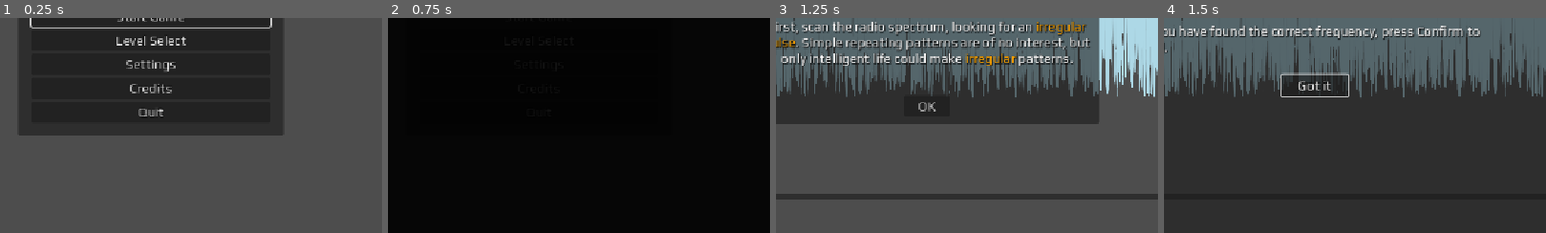
Above: before the commit, frames 1-4 (left to right).
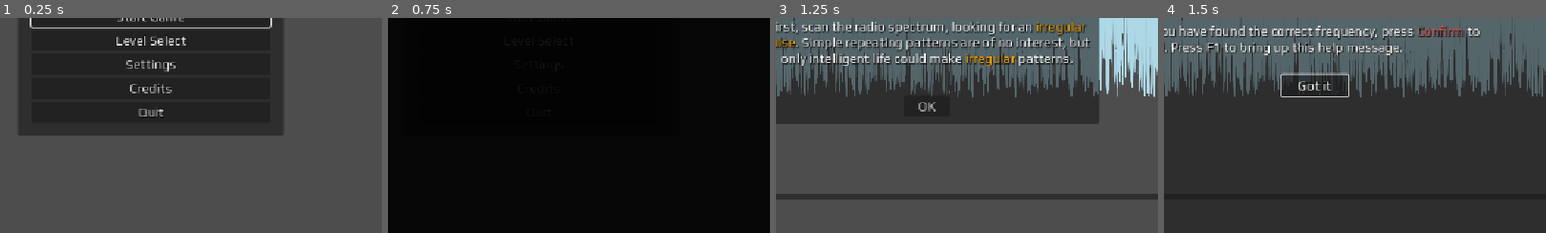
Above: after the commit, the same moments.

Repository: mgiuca/message-game
Game: Godot game, scene res://scenes/main.tscn
Same seed, same stepped clock (60 frames per second), same inputs: the game is played once before the commit and once after it.
Inputs:
- Up to frame 1 (0.25 s): no input
- Up to frame 2 (0.75 s): click "Start Game" at 0.5 s
- Up to frame 3 (1.25 s): no input
- Up to frame 4 (1.5 s): click "OK" at 1.25 s
The pictures show only the part of the screen within x 30-80%, y 50-100%; the shares and areas given below are measured in that part.

Frames 1-3 are identical in both runs. In frame 4, 1.9% of the frame differs, in the area x 2-79%, y 3-18%.

Commit message:
A few minor things.

Diff:
--- a/scenes/levels/pulse_detector.tscn
+++ b/scenes/levels/pulse_detector.tscn
@@ -142,7 +142,9 @@
 custom_minimum_size = Vector2(70, 0)
 layout_mode = 2
 size_flags_horizontal = 0
+tooltip_text = "(Space)"
 shortcut = SubResource("Shortcut_12t0g")
+shortcut_in_tooltip = false
 text = "Play"
 
 [node name="ChkOnlyVisible" type="CheckBox" parent="MarginContainer/VBoxContainer/HBoxContainer" index="1" unique_id=1475889869]
--- a/scenes/levels/radio_tuner.gd
+++ b/scenes/levels/radio_tuner.gd
@@ -110,7 +110,7 @@
 
 func _on_btn_confirm_pressed() -> void:
   if absf(filter_frequency - SIGNAL_FREQUENCY) > VERIFY_TOLERANCE_RANGE:
-    set_error('There is no non-repetitive signal at that frequency')
+    set_error('There is no irregular pattern at that frequency')
     return
 
   LevelManager.switch_to_next_level_or_quit()
--- a/scenes/levels/radio_tuner.tscn
+++ b/scenes/levels/radio_tuner.tscn
@@ -76,7 +76,9 @@
 custom_minimum_size = Vector2(70, 0)
 layout_mode = 2
 size_flags_horizontal = 0
+tooltip_text = "(Space)"
 shortcut = SubResource("Shortcut_12t0g")
+shortcut_in_tooltip = false
 text = "Play"
 
 [node name="ChkOnlyVisible" type="CheckBox" parent="MarginContainer/VBoxContainer/HBoxContainer" index="1" unique_id=1475889869]
@@ -105,7 +107,7 @@
 
 Listen and watch as the signal changes. Remember, you are looking for an [color=orange]irregular pattern[/color] (not a simple pattern).
 
-When you have found the correct frequency, press [color=light_red]Confirm[/color] to proceed."
+When you have found the correct frequency, press [color=indian_red]Confirm[/color] to proceed. Press F1 to bring up this help message."
 
 [connection signal="continue_drag" from="MarginContainer/VBoxContainer/Waveform" to="." method="_on_waveform_continue_drag"]
 [connection signal="start_drag" from="MarginContainer/VBoxContainer/Waveform" to="." method="_on_waveform_start_drag"]
